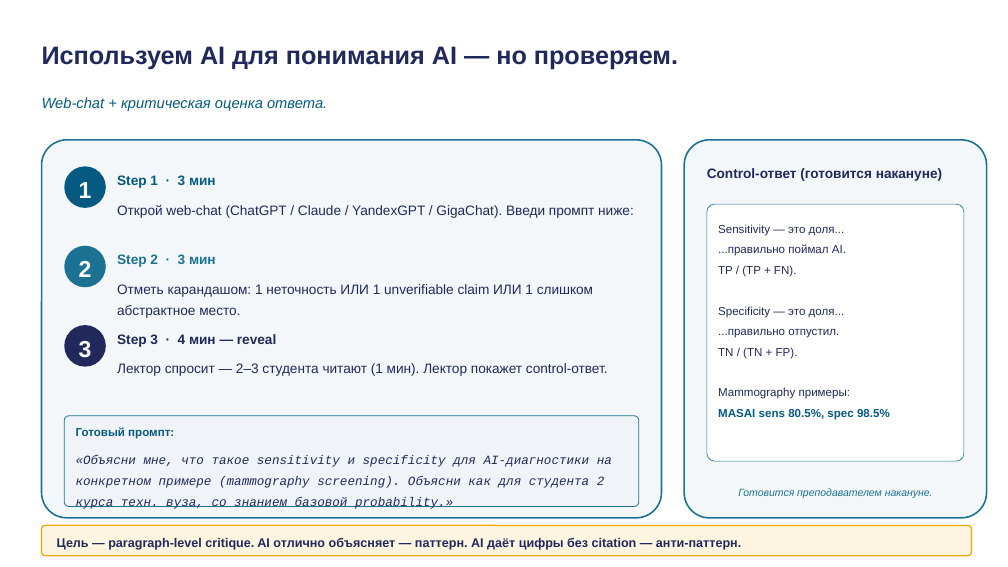
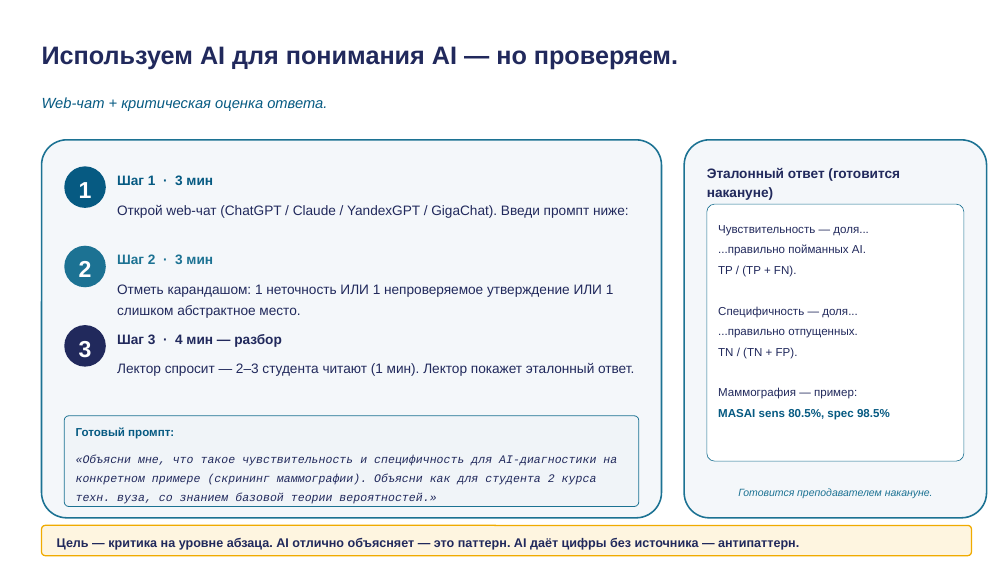
Before and after one commit to tellina-study/AI-usage-lessons, a slide deck: slide 20 of library/lectures/lec-04/rendered/lec-04.pptx. Drawn at 1008x567 pixels with LibreOffice and Linux fonts; fonts in the diff are those of the drawing. Boxes give left, top, right and bottom in pixels: in the first picture for what was removed or moved away, otherwise in the second. Text is boxed around its words. In the diff, an @@ line names an element or a change of style, - is before the commit and + after.

```diff
--- a/library/lectures/lec-04/rendered/lec-04.pptx
+++ b/library/lectures/lec-04/rendered/lec-04.pptx
@@ text at (42,97,327,111): text changed @@
-Web-chat + критическая оценка ответа.
+Web-чат + критическая оценка ответа.
@@ text at (117,175,213,185): text changed @@
-Step 1 · 3 мин
+Шаг 1 · 3 мин
@@ text at (707,168,900,200): text changed @@
-Control-ответ (готовится накануне)
+Эталонный ответ (готовится накануне)
@@ text at (117,205,629,218): text changed @@
-Открой web-chat (ChatGPT / Claude / YandexGPT / GigaChat). Введи промпт ниже:
+Открой web-чат (ChatGPT / Claude / YandexGPT / GigaChat). Введи промпт ниже:
@@ text at (718,225,869,236): text changed @@
-Sensitivity — это доля...
+Чувствительность — доля...
@@ text at (117,254,213,264): text changed @@
-Step 2 · 3 мин
+Шаг 2 · 3 мин
@@ text at (718,244,866,256): text changed @@
-...правильно поймал AI.
+...правильно пойманных AI.
@@ text at (117,284,614,318): text changed @@
-Отметь карандашом: 1 неточность ИЛИ 1 unverifiable claim ИЛИ 1 слишком абстрактное место.
+Отметь карандашом: 1 неточность ИЛИ 1 непроверяемое утверждение ИЛИ 1 слишком абстрактное место.
@@ text at (718,329,857,338): text changed @@
-...правильно отпустил.
+...правильно отпущенных.
@@ text at (718,306,858,318): text changed @@
-Specificity — это доля...
+Специфичность — доля...
@@ text at (117,334,282,347): text changed @@
-Step 3 · 4 мин — reveal
+Шаг 3 · 4 мин — разбор
@@ text at (117,363,634,376): text changed @@
-Лектор спросит — 2–3 студента читают (1 мин). Лектор покажет control-ответ.
+Лектор спросит — 2–3 студента читают (1 мин). Лектор покажет эталонный ответ.
@@ text at (718,387,857,399): text changed @@
-Mammography примеры:
+Маммография — пример:
@@ text at (76,455,617,504): text changed; size 12 to 11 pt @@
-«Объясни мне, что такое sensitivity и specificity для AI-диагностики на конкретном примере (mammography screening). Объясни как для студента 2 курса техн. вуза, со знанием базовой probability.»
+«Объясни мне, что такое чувствительность и специфичность для AI-диагностики на конкретном примере (скрининг маммографии). Объясни как для студента 2 курса техн. вуза, со знанием базовой теории вероятностей.»
@@ text at (57,538,799,550): text changed @@
-Цель — paragraph-level critique. AI отлично объясняет — паттерн. AI даёт цифры без citation — анти-паттерн.
+Цель — критика на уровне абзаца. AI отлично объясняет — это паттерн. AI даёт цифры без источника — антипаттерн.
```
Also in this commit, not shown: 25 other slides changed, 1 slide added, 1 slide removed, 35 other files.
